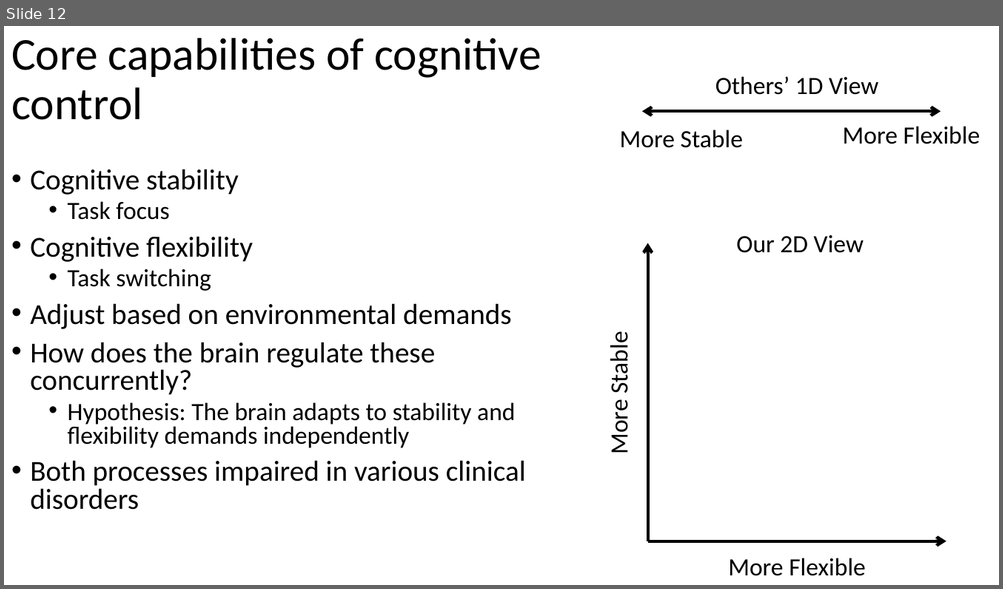
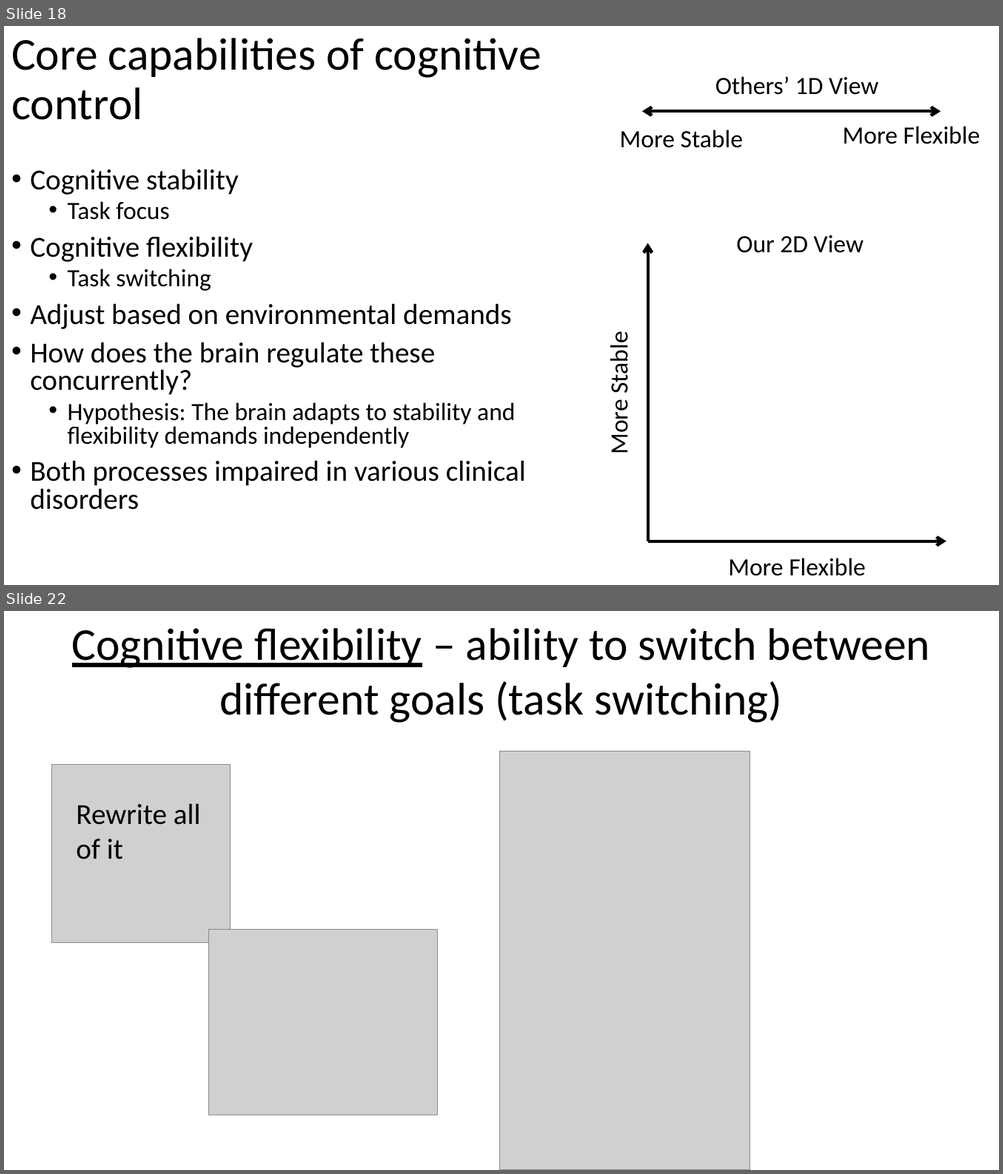
Before and after one commit to jimzhang629/third_year_talk, a slide deck: thirdYearTalk_JZ1.pptx. Shown one above the other, each under a label of ours: slide 12 before the commit, slides 18 and 22 after it; the slides between them are not shown. The pictures are 1003x589 and 1003x1174 pixels, drawn with LibreOffice and Linux fonts; fonts in the diff are those of the drawing; grey boxes stand for pictures. Boxes give left, top, right and bottom in pixels: in the first picture for what was removed or moved away, otherwise in the second. Text is boxed around its words. In the diff, an @@ line names an element or a change of style, - is before the commit and + after.

```diff
--- a/thirdYearTalk_JZ1.pptx
+++ b/thirdYearTalk_JZ1.pptx
@@ slide 22 added at [4, 611, 999, 1170], background #FFFFFF @@
@@ text added at [72, 628, 930, 723], 44 pt, text #000000 @@
+Cognitive flexibility – ability to switch between different goals (task switching)
@@ picture added at [52, 765, 230, 943] @@
@@ picture added at [499, 752, 749, 1170] @@
@@ text added at [76, 803, 201, 860], 28 pt, text #000000 @@
+Rewrite all of it
@@ picture added at [208, 930, 437, 1115] @@
@@ what was slide 12 is now slide 18 @@
```
Also in this commit, not shown: 10 other slides added.
